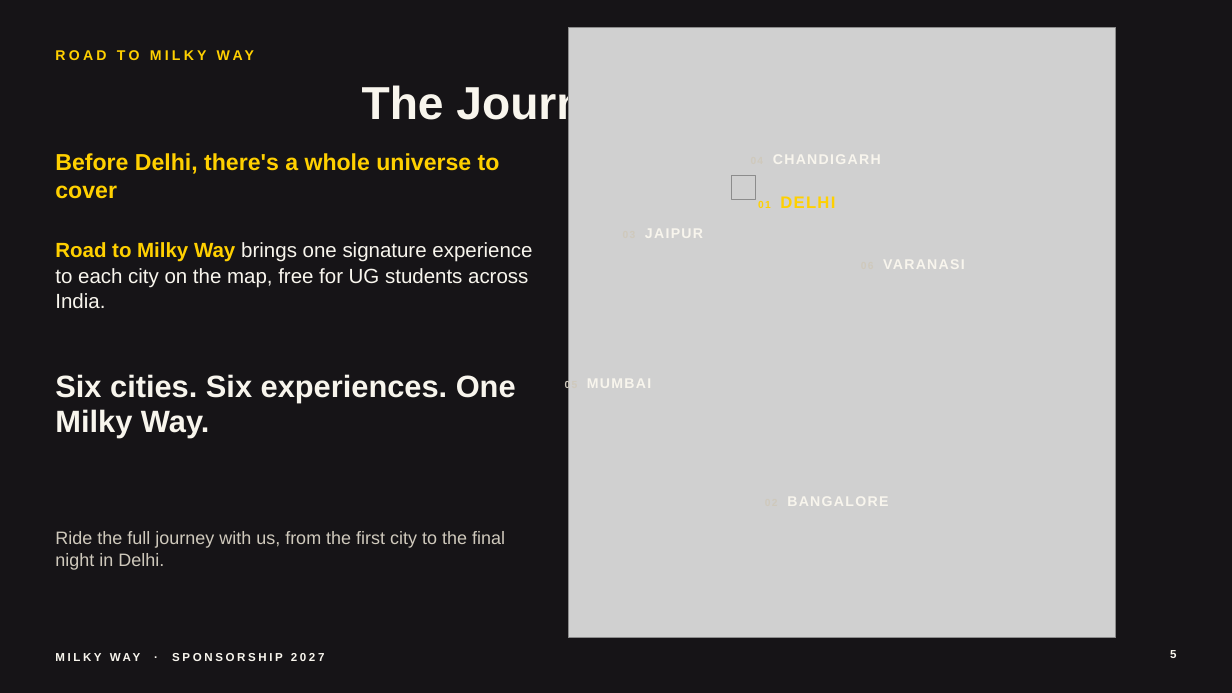
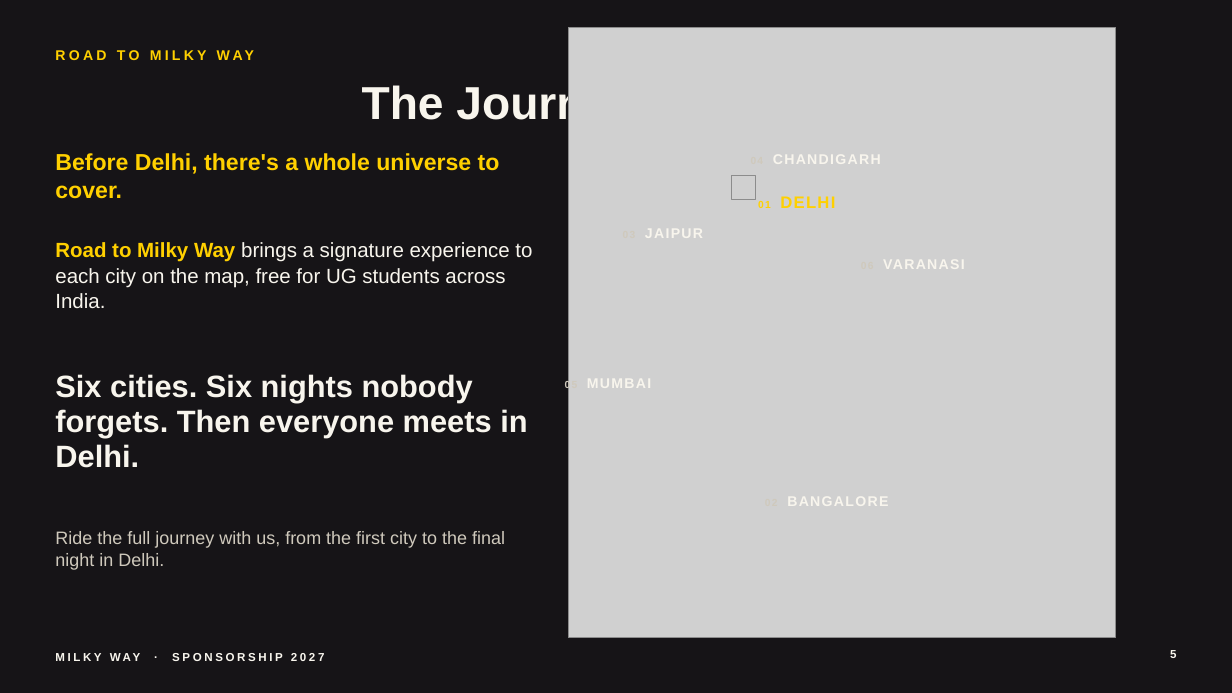
Before and after one commit to adityamittal2103/milkywayspons, a slide deck: slide 5 of deck/Milky-Way-Sponsorship-2027.pptx. Drawn at 1232x693 pixels with LibreOffice and Linux fonts; fonts in the diff are those of the drawing; grey boxes stand for pictures; background and template pictures are left out. Boxes give left, top, right and bottom in pixels: in the first picture for what was removed or moved away, otherwise in the second. Text is boxed around its words. In the diff, an @@ line names an element or a change of style, - is before the commit and + after.

```diff
--- a/deck/Milky-Way-Sponsorship-2027.pptx
+++ b/deck/Milky-Way-Sponsorship-2027.pptx
@@ text at bbox=[55, 153, 500, 199]: text changed @@
-Before Delhi, there's a whole universe to cover
+Before Delhi, there's a whole universe to cover.
@@ text at bbox=[55, 242, 532, 308]: text changed @@
-Road to Milky Way brings one signature experience to each city on the map, free for UG students across India.
+Road to Milky Way brings a signature experience to each city on the map, free for UG students across India.
@@ text at bbox=[55, 374, 527, 468]: text changed @@
-Six cities. Six experiences. One Milky Way.
+Six cities. Six nights nobody forgets. Then everyone meets in Delhi.
```
Also in this commit, not shown: 14 other slides changed, 16 other files.
